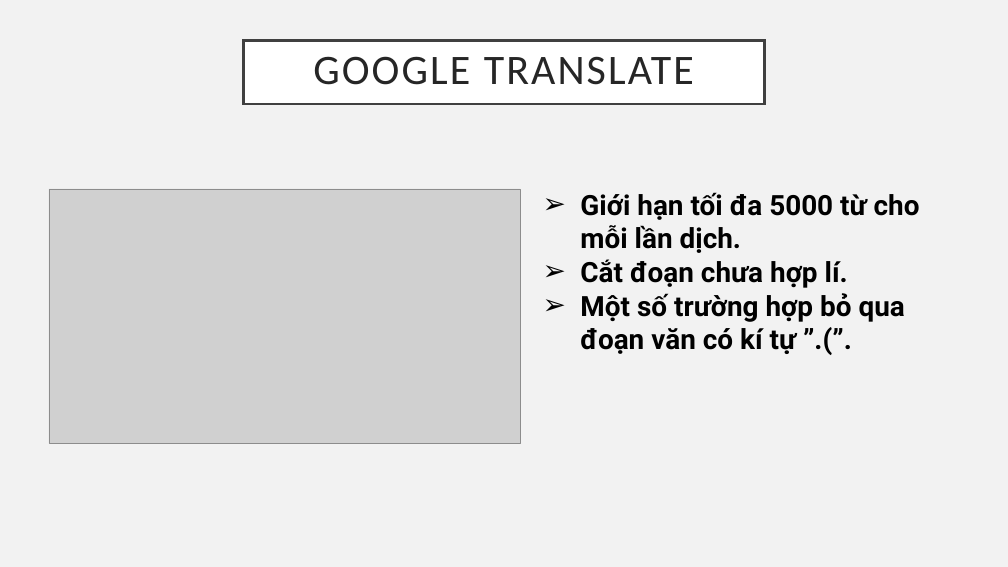
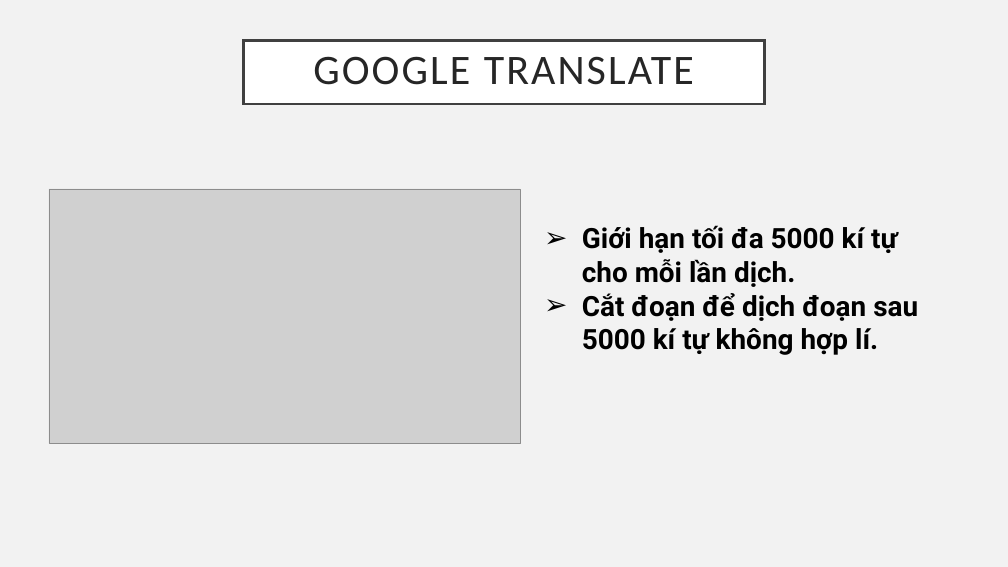
Before and after one commit to nmtri1912/kltn, a slide deck: slide 8 of Tài liệu/Presentation.pptx (slide 6 before the commit). Drawn at 1008x567 pixels with LibreOffice and Linux fonts; fonts in the diff are those of the drawing; grey boxes stand for pictures. Boxes give left, top, right and bottom in pixels: in the first picture for what was removed or moved away, otherwise in the second. Text is boxed around its words. In the diff, an @@ line names an element or a change of style, - is before the commit and + after.

```diff
--- a/Tài liệu/Presentation.pptx
+++ b/Tài liệu/Presentation.pptx
@@ text at (x1=582, y1=225, x2=918, y2=355): text changed @@
-➢ Giới hạn tối đa 5000 từ cho mỗi lần dịch.
-➢ Cắt đoạn chưa hợp lí.
-➢ Một số trường hợp bỏ qua đoạn văn có kí tự ”.(”.
+➢ Giới hạn tối đa 5000 kí tự cho mỗi lần dịch.
+➢ Cắt đoạn để dịch đoạn sau 5000 kí tự không hợp lí.
```
Also in this commit, not shown: 5 other slides changed.
